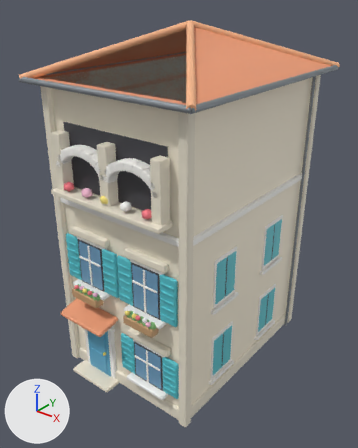
One commit to the FBX model unity/Assets/Resources/Bayview/house_d.fbx: the scene before it, then after it.
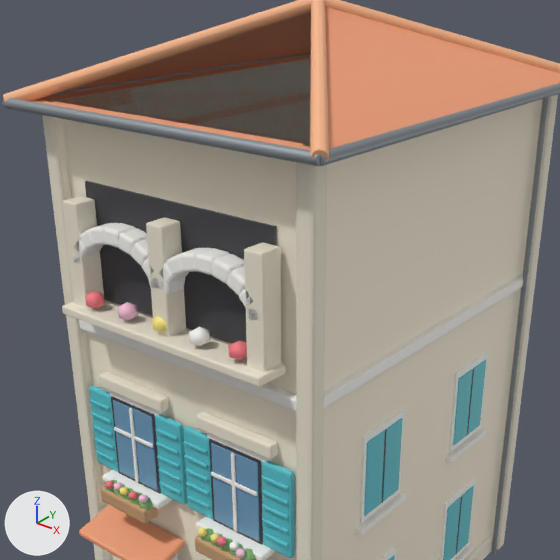
Old and new are each drawn whole from a 50 mm lens placed at (9.82, -12.82, 12.92), pointed at (-0.01, -0.54, 5.3) and again close up on the part from 5% to 90% of the width and 5% to 73% of the height. The axes (+X, +Y, +Z) are drawn at lower left. The lights are the same throughout. The first two pictures are the older version. Objects named as collision shapes, trigger or cutter boxes, shadow casters or lower levels of detail are left out. Where no turn or scale is listed for an object, it has been applied to the vertices. Vertices at exactly the same position are counted once.

In view in the first close-up: 'Visual'.
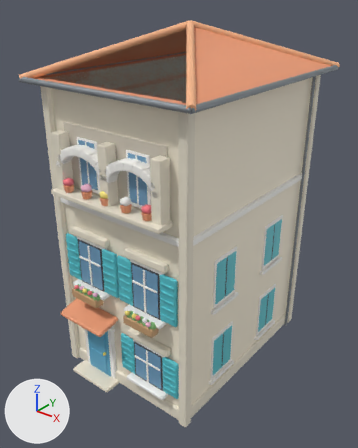
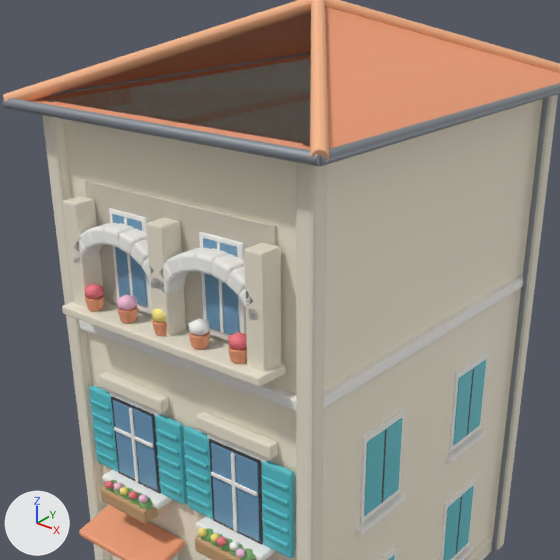
Diff of the bpy script that builds the scene:
```diff
--- a/unity/Assets/Resources/Bayview/house_d.fbx.py
+++ b/unity/Assets/Resources/Bayview/house_d.fbx.py
@@ mat_stonedark @@
+mat_stonedark = principled_material('StoneDark')
+mat_stonedark.base_color = (0.66, 0.6, 0.5)  # pale yellow #d4cbbc
+mat_stonedark.roughness = 0.55
@@ me_cube @@
 # used by ob_visual; location = (0.0, 0.0, 5.2)
-me_cube.from_pydata(...)  # 8909 vertices, 8707 faces; spans x -3.24..3.24, y -4.39..4.12, z -5.24..6.71
+me_cube.from_pydata(...)  # 9849 vertices, 9595 faces; spans x -3.24..3.24, y -4.39..4.12, z -5.24..6.71
+# me_cube part 1: a new loose piece, a box spanning x -1.025..-0.975, y -3.625..-3.595, z 2.17..3.59, in mat_whitetrim (white #fcfaf6)
+# me_cube part 2: a new loose piece, a box spanning x 0.975..1.025, y -3.625..-3.595, z 2.17..3.59, in mat_whitetrim (white #fcfaf6)
+# me_cube part 3: a new loose piece, an icosphere of 20 faces spanning x -1.76..-1.44, y -4.05..-3.75, z 2.16..2.44, in mat_flowerred (red #f97c86)
+# me_cube part 4: a new loose piece, an icosphere of 20 faces spanning x -0.96..-0.64, y -4.05..-3.75, z 2.16..2.44, in mat_flowerpink (pink #ffc5df)
+# me_cube part 5: a new loose piece, an icosphere of 20 faces spanning x -0.16..0.16, y -4.05..-3.75, z 2.16..2.44, in mat_floweryellow (yellow #ffec81)
+# me_cube part 6: a new loose piece, an icosphere of 20 faces spanning x 0.64..0.96, y -4.05..-3.75, z 2.16..2.44, in mat_flowerwhite (white #fffffc)
+# me_cube part 7: a new loose piece, an icosphere of 20 faces spanning x 1.44..1.76, y -4.05..-3.75, z 2.16..2.44, in mat_flowerred (red #f97c86)
+# me_cube part 8: the loose piece of 12 vertices spanning x 1.44..1.76, y -4.05..-3.75, z 1.99..2.31 is rebuilt with 140 vertices and now spans x 1.44..1.76, y -4.06..-3.74, z 1.99..2.21, in mat_rooftile (orange #ef9e76)
+# me_cube part 9: the loose piece of 12 vertices spanning x -0.16..0.16, y -4.05..-3.75, z 1.99..2.31 is rebuilt with 140 vertices and now spans x -0.16..0.16, y -4.06..-3.74, z 1.99..2.21, in mat_rooftile (orange #ef9e76)
+# me_cube part 10: the loose piece of 12 vertices spanning x -1.76..-1.44, y -4.05..-3.75, z 1.99..2.31 is rebuilt with 140 vertices and now spans x -1.76..-1.44, y -4.06..-3.74, z 1.99..2.21, in mat_rooftile (orange #ef9e76)
+# me_cube part 11: the loose piece of 12 vertices spanning x 0.64..0.96, y -4.05..-3.75, z 1.99..2.31 is rebuilt with 140 vertices and now spans x 0.64..0.96, y -4.06..-3.74, z 1.99..2.21, in mat_rooftile (orange #ef9e76)
+# me_cube part 12: the loose piece of 12 vertices spanning x -0.96..-0.64, y -4.05..-3.75, z 1.99..2.31 is rebuilt with 140 vertices and now spans x -0.96..-0.64, y -4.06..-3.74, z 1.99..2.21, in mat_rooftile (orange #ef9e76)
+# me_cube part 13: a new loose piece of 56 vertices spanning x -1.43..-0.57, y -3.58..-3.53, z 2.04..3.66, in mat_whitetrim (white #fcfaf6)
+# me_cube part 14: a new loose piece of 56 vertices spanning x -1.33..-0.67, y -3.61..-3.57, z 2.17..3.59, in mat_glass (blue #6f9ebf)
+# me_cube part 15: a new loose piece of 56 vertices spanning x 0.57..1.43, y -3.58..-3.53, z 2.04..3.66, in mat_whitetrim (white #fcfaf6)
+# me_cube part 16: a new loose piece of 56 vertices spanning x 0.67..1.33, y -3.61..-3.57, z 2.17..3.59, in mat_glass (blue #6f9ebf)
+# me_cube part 17: 6 faces spanning x -2.0..2.0, y -3.55..-3.49, z 2.0..4.0 switch from mat_black (dark grey #3f3f45) to mat_stonedark (pale yellow #d4cbbc)
 me_cube.materials.append(mat_tint_wall)
```

What differs and where, as boxes (x1, y1, x2, y2) in the close-ups (560 x 560 px):
part 1 of me_cube, added: after (124, 217, 133, 296)
part 2 of me_cube, added: after (217, 242, 224, 333)
part 3 of me_cube, added: after (84, 283, 104, 299)
part 4 of me_cube, added: after (117, 294, 137, 310)
part 5 of me_cube, added: after (152, 309, 166, 322)
part 6 of me_cube, added: after (188, 319, 210, 336)
part 7 of me_cube, added: after (228, 332, 247, 349)
part 8 of me_cube, rebuilt: before (228, 341, 247, 360); after (228, 347, 247, 363)
part 9 of me_cube, rebuilt (6% taller): before (152, 317, 167, 332); after (152, 320, 167, 336)
part 10 of me_cube, rebuilt: before (85, 291, 105, 309); after (85, 295, 105, 311)
part 11 of me_cube, rebuilt: before (189, 327, 210, 346); after (189, 332, 210, 349)
part 12 of me_cube, rebuilt: before (118, 302, 138, 321); after (117, 307, 138, 323)
part 13 of me_cube, added: after (109, 208, 152, 314)
part 14 of me_cube, added (blue): after (112, 214, 148, 306)
part 15 of me_cube, added: after (199, 232, 246, 341)
part 16 of me_cube, added (blue): after (203, 238, 240, 335)
part 17 of me_cube, recoloured (dark grey to pale yellow): (85, 181, 277, 343) in both
